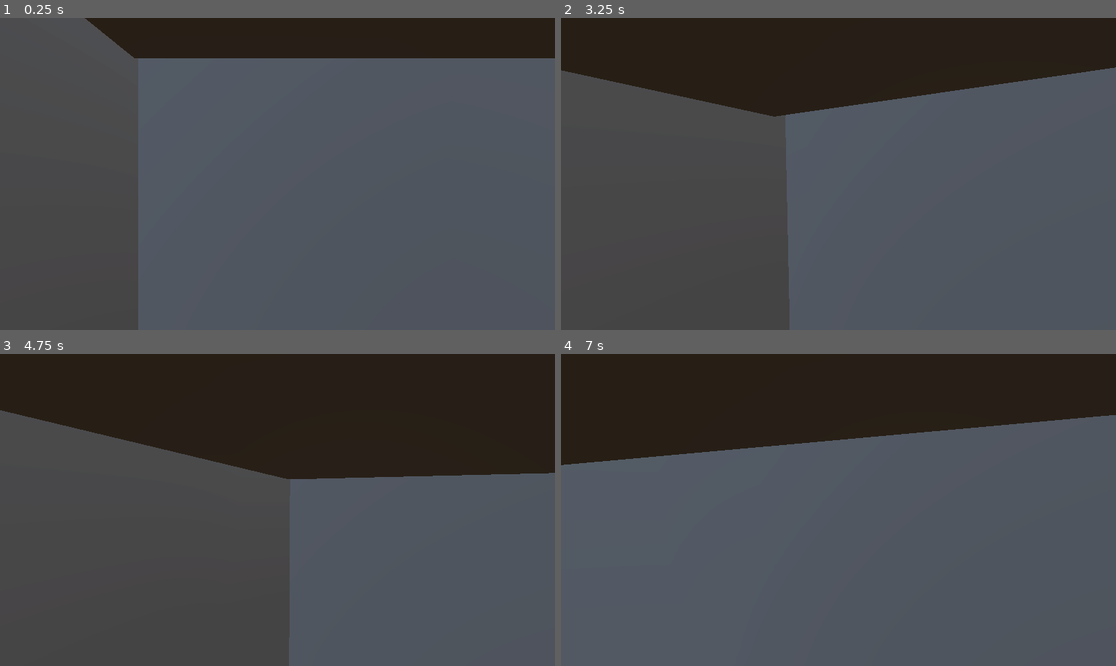
Above: before the commit, frames 1-4 (two rows, left to right).
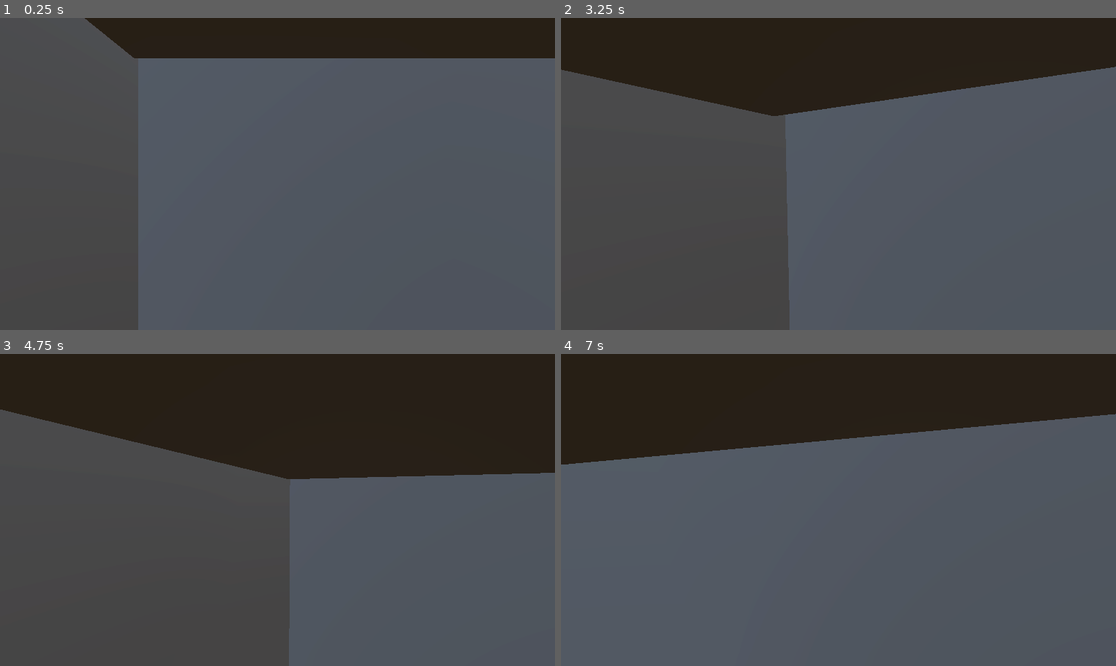
Above: after the commit, the same moments.

Repository: Vinishows/Projeto-Final-Integrador
Game: Godot game, scene res://Scenes/circus_scene.tscn
Same seed, same stepped clock (60 frames per second), same inputs: the game is played once before the commit and once after it. Before the commit the project has no main scene; this scene is started directly in both runs.
Inputs (mouse positions are in pixels of both pictures, inside the frame that each line leads up to):
- Up to frame 1 (0.25 s): no input
- Up to frame 2 (3.25 s): tap Enter (ui_accept) at 0.5, 0.77, 1.52, 3.02 s; move the mouse to (960, 158) at 0.52 s; hold Right (ui_right) 0.53-1.28 s; click (960, 158) at 0.67 s; move the mouse to (810, 174) at 1.27 s; hold Up (ui_up) from 1.28 s (still down); move the mouse to (849, 167) at 2.02 s; move the mouse to (832, 180) at 2.77 s; click (832, 180) at 2.92 s
- Up to frame 3 (4.75 s): move the mouse to (316, 513) at 3.52 s; tap Enter (ui_accept) at 3.77, 4.52 s; tap Escape at 4.15 s; move the mouse to (111, 463) at 4.27 s; release Up (ui_up) at 4.28 s; hold Left (ui_left) from 4.28 s (still down)
- Up to frame 4 (7 s): move the mouse to (866, 510) at 5.02 s; release Left (ui_left) at 5.03 s; hold Down (ui_down) 5.03-5.78 s; click (866, 510) at 5.17 s; move the mouse to (816, 503) at 5.77 s; hold Right (ui_right) 5.78-6.53 s; tap Enter (ui_accept) at 6.02, 6.77 s; move the mouse to (866, 510) at 6.52 s; hold Up (ui_up) from 6.53 s (still down)

The runs differ from the first frame. In frame 1, less than 0.1% of the frame differs, in the area x 15-25%, y 0-13%; in frame 2, 0.2%; in frame 3, 0.1%; in frame 4, 0.2%, in the area x 0-100%, y 19-36%.

Commit message:
Adição da base para Menu, Pause e Cutscenes

Diff:
--- /dev/null
+++ b/Assets/Shaders/BlurShader.gdshader
@@ -0,0 +1,9 @@
+shader_type canvas_item;
+
+uniform sampler2D screen_texture : hint_screen_texture, filter_linear_mipmap;
+uniform float amount: hint_range(0.0, 5.0);
+
+void fragment() {
+    vec4 color = textureLod(screen_texture, SCREEN_UV, amount);
+    COLOR = color;
+}
--- /dev/null
+++ b/Assets/Shaders/BlurShader.tres
@@ -0,0 +1,7 @@
+[gd_resource type="ShaderMaterial" load_steps=2 format=3 uid="uid://ivbpwddbmld2"]
+
+[ext_resource type="Shader" uid="uid://d233hba4ni3ni" path="res://Assets/Shaders/BlurShader.gdshader" id="1_26dfs"]
+
+[resource]
+shader = ExtResource("1_26dfs")
+shader_parameter/amount = 0.0
--- a/Scenes/circus_scene.tscn
+++ b/Scenes/circus_scene.tscn
@@ -21,7 +21,7 @@
 environment = SubResource("Environment_6m7dr")
 
 [node name="DirectionalLight3D" type="DirectionalLight3D" parent="."]
-transform = Transform3D(-0.44997, -0.71165, -0.53952, -0.712213, -0.0785111, 0.697559, -0.538776, 0.698134, -0.471519, -8.18649, 8.73942, -8.04485)
+transform = Transform3D(-0.44997, -0.71165, -0.53952, -0.712213, -0.0785111, 0.697559, -0.538776, 0.698134, -0.471519, -8.18649, 8.73942, -6.10699)
 shadow_enabled = true
 
 [node name="floor" type="CSGBox3D" parent="."]
@@ -60,7 +60,7 @@
 sides = 22
 
 [node name="CSGBox3D" type="CSGBox3D" parent="CSGCombiner3D"]
-transform = Transform3D(0.268529, 0, 0, 0, 1, 0, 0, 0, 1, -2.01419, 0.688473, 3.20521)
+transform = Transform3D(0.268529, -4.30343e-05, 0.000126421, 1.1556e-05, 1, -0.000161341, -3.39476e-05, 0.000161341, 1, -2.01419, 0.688473, 3.20521)
 size = Vector3(1, 1.22998, 2.74463)
 
 [node name="CSGBox3D2" type="CSGBox3D" parent="CSGCombiner3D"]
--- /dev/null
+++ b/Scenes/cutscenes.tscn
@@ -0,0 +1,114 @@
+[gd_scene load_steps=6 format=3 uid="uid://5kjpm3gd0c2v"]
+
+[ext_resource type="Script" uid="uid://6aiihqgo0l6a" path="res://Scripts/cutscenes.gd" id="1_84dwc"]
+[ext_resource type="Texture2D" uid="uid://bnni2idha8use" path="res://icon.svg" id="2_4pwd1"]
+
+[sub_resource type="Animation" id="Animation_4pwd1"]
+length = 4.5
+tracks/0/type = "value"
+tracks/0/imported = false
+tracks/0/enabled = true
+tracks/0/path = NodePath("q1:position")
+tracks/0/interp = 1
+tracks/0/loop_wrap = true
+tracks/0/keys = {
+"times": PackedFloat32Array(0.001, 1),
+"transitions": PackedFloat32Array(1, 1),
+"update": 0,
+"values": [Vector2(-168, 128), Vector2(256, 128)]
+}
+tracks/1/type = "value"
+tracks/1/imported = false
+tracks/1/enabled = true
+tracks/1/path = NodePath("q2:position")
+tracks/1/interp = 1
+tracks/1/loop_wrap = true
+tracks/1/keys = {
+"times": PackedFloat32Array(1, 2),
+"transitions": PackedFloat32Array(1, 1),
+"update": 0,
+"values": [Vector2(1352, 128), Vector2(816, 128)]
+}
+tracks/2/type = "value"
+tracks/2/imported = false
+tracks/2/enabled = true
+tracks/2/path = NodePath("q3:position")
+tracks/2/interp = 1
+tracks/2/loop_wrap = true
+tracks/2/keys = {
+"times": PackedFloat32Array(2, 3),
+"transitions": PackedFloat32Array(1, 1),
+"update": 0,
+"values": [Vector2(-176, 552), Vector2(264, 496)]
+}
+tracks/3/type = "value"
+tracks/3/imported = false
+tracks/3/enabled = true
+tracks/3/path = NodePath("q4:position")
+tracks/3/interp = 1
+tracks/3/loop_wrap = true
+tracks/3/keys = {
+"times": PackedFloat32Array(3, 4),
+"transitions": PackedFloat32Array(1, 1),
+"update": 0,
+"values": [Vector2(1344, 488), Vector2(824, 496)]
+}
+
+[sub_resource type="Animation" id="Animation_84dwc"]
+resource_name = "intro"
+length = 4.0
+tracks/0/type = "bezier"
+tracks/0/imported = false
+tracks/0/enabled = true
+tracks/0/path = NodePath("q1:position:y")
+tracks/0/interp = 1
+tracks/0/loop_wrap = true
+tracks/0/keys = {
+"handle_modes": PackedInt32Array(0, 0),
+"points": PackedFloat32Array(128, -0.25, 0, 0.25, 0, 128, -0.25, 0, 0.25, 0),
+"times": PackedFloat32Array(0, 1)
+}
+
+[sub_resource type="AnimationLibrary" id="AnimationLibrary_4pwd1"]
+_data = {
+&"RESET": SubResource("Animation_4pwd1"),
+&"intro": SubResource("Animation_84dwc")
+}
+
+[node name="Cutscenes" type="Node2D"]
+script = ExtResource("1_84dwc")
+
+[node name="AnimationPlayer" type="AnimationPlayer" parent="."]
+libraries = {
+&"": SubResource("AnimationLibrary_4pwd1")
+}
+autoplay = "RESET"
+
+[node name="Camera2D" type="Camera2D" parent="."]
+limit_left = 0
+limit_top = 0
+limit_right = 1152
+limit_bottom = 648
+
+[node name="q1" type="Sprite2D" parent="."]
+position = Vector2(-168, 128)
+skew = -0.586431
+texture = ExtResource("2_4pwd1")
+
+[node name="q2" type="Sprite2D" parent="."]
+position = Vector2(1352, 128)
+skew = -0.39619
+texture = ExtResource("2_4pwd1")
+flip_v = true
+
+[node name="q3" type="Sprite2D" parent="."]
+position = Vector2(-176, 552)
+rotation = 0.26529
+texture = ExtResource("2_4pwd1")
+
+[node name="q4" type="Sprite2D" parent="."]
+position = Vector2(1344, 488)
+rotation = -2.36492
+texture = ExtResource("2_4pwd1")
+
+[connection signal="animation_finished" from="AnimationPlayer" to="." method="_on_animation_player_animation_finished"]
--- /dev/null
+++ b/Scenes/menu.tscn
@@ -0,0 +1,75 @@
+[gd_scene load_steps=3 format=3 uid="uid://bhytvioqawg3h"]
+
+[ext_resource type="Script" uid="uid://byow3c13w6isn" path="res://Scripts/menu.gd" id="2_0gf73"]
+[ext_resource type="Texture2D" uid="uid://bnni2idha8use" path="res://icon.svg" id="2_xhh6f"]
+
+[node name="Menu" type="Control"]
+layout_mode = 3
+anchors_preset = 15
+anchor_right = 1.0
+anchor_bottom = 1.0
+grow_horizontal = 2
+grow_vertical = 2
+script = ExtResource("2_0gf73")
+
+[node name="Bg" type="TextureRect" parent="."]
+layout_mode = 1
+anchors_preset = 15
+anchor_right = 1.0
+anchor_bottom = 1.0
+grow_horizontal = 2
+grow_vertical = 2
+texture = ExtResource("2_xhh6f")
+
+[node name="QuitGame" type="Button" parent="."]
+layout_mode = 1
+anchors_preset = 7
+anchor_left = 0.5
+anchor_top = 1.0
+anchor_right = 0.5
+anchor_bottom = 1.0
+offset_left = -126.5
+offset_top = -168.0
+offset_right = 126.5
+offset_bottom = -124.0
+grow_horizontal = 2
+grow_vertical = 0
+toggle_mode = true
+text = "Sair do Jogo"
+
+[node name="StartGame" type="Button" parent="."]
+layout_mode = 1
+anchors_preset = 8
+anchor_left = 0.5
+anchor_top = 0.5
+anchor_right = 0.5
+anchor_bottom = 0.5
+offset_left = -126.5
+offset_top = 80.0
+offset_right = 126.5
+offset_bottom = 124.0
+grow_horizontal = 2
+grow_vertical = 2
+toggle_mode = true
+text = "Iniciar Jogo"
+
+[node name="Panel" type="Panel" parent="."]
+layout_mode = 1
+anchors_preset = 8
+anchor_left = 0.5
+anchor_top = 0.5
+anchor_right = 0.5
+anchor_bottom = 0.5
+offset_left = -64.0
+offset_top = -64.0
+offset_right = 64.0
+offset_bottom = 64.0
+grow_horizontal = 2
+grow_vertical = 2
+
+[node name="Sprite2D" type="Sprite2D" parent="Panel"]
+texture = ExtResource("2_xhh6f")
+centered = false
+
+[connection signal="pressed" from="QuitGame" to="." method="_on_quit_game_pressed"]
+[connection signal="pressed" from="StartGame" to="." method="_on_start_game_pressed"]
--- /dev/null
+++ b/Scenes/pause_menu.tscn
@@ -0,0 +1,57 @@
+[gd_scene load_steps=4 format=3 uid="uid://sp4kry4pvma1"]
+
+[ext_resource type="Script" uid="uid://cxbwye01sm0bq" path="res://Scripts/pause_menu.gd" id="2_am7hg"]
+[ext_resource type="Texture2D" uid="uid://bnni2idha8use" path="res://icon.svg" id="3_1och7"]
+[ext_resource type="Material" uid="uid://ivbpwddbmld2" path="res://Assets/Shaders/BlurShader.tres" id="4_jkl2e"]
+
+[node name="PauseMenu" type="Control"]
+top_level = true
+z_index = 4
+layout_mode = 3
+anchors_preset = 15
+anchor_right = 1.0
+anchor_bottom = 1.0
+offset_left = 166.4
+offset_right = 166.4
+grow_horizontal = 2
+grow_vertical = 2
+scale = Vector2(0.74, 0.74)
+script = ExtResource("2_am7hg")
+
+[node name="ColorRect" type="ColorRect" parent="."]
+material = ExtResource("4_jkl2e")
+layout_mode = 0
+offset_left = -225.0
+offset_right = 1505.0
+offset_bottom = 973.0
+
+[node name="CenterContainer" type="CenterContainer" parent="."]
+layout_mode = 1
+anchors_preset = 15
+anchor_right = 1.0
+anchor_bottom = 1.0
+grow_horizontal = 2
+grow_vertical = 2
+
+[node name="VBoxContainer" type="VBoxContainer" parent="CenterContainer"]
+layout_mode = 2
+
+[node name="Frame" type="Sprite2D" parent="CenterContainer/VBoxContainer"]
+position = Vector2(54.1352, -63.973)
+scale = Vector2(0.925532, 0.925532)
+texture = ExtResource("3_1och7")
+
+[node name="ResumeGame" type="Button" parent="CenterContainer/VBoxContainer"]
+layout_mode = 2
+toggle_mode = true
+action_mode = 0
+text = "Resumir Jogo"
+
+[node name="QuitGame" type="Button" parent="CenterContainer/VBoxContainer"]
+layout_mode = 2
+toggle_mode = true
+text = "Sair do Jogo"
+
+[connection signal="visibility_changed" from="." to="." method="_on_visibility_changed"]
+[connection signal="pressed" from="CenterContainer/VBoxContainer/ResumeGame" to="." method="_on_resume_game_pressed"]
+[connection signal="pressed" from="CenterContainer/VBoxContainer/QuitGame" to="." method="_on_quit_game_pressed"]
--- /dev/null
+++ b/Scripts/cutscenes.gd
@@ -0,0 +1,4 @@
+extends Node2D
+
+func _on_animation_player_animation_finished(anim_name: StringName) -> void:
+	get_tree().change_scene_to_file("res://Scenes/main_scene.tscn")
--- /dev/null
+++ b/Scripts/menu.gd
@@ -0,0 +1,12 @@
+extends Control
+
+@onready var buttons = [$StartGame,$QuitGame]
+var selected = 0
+
+var controller = false
+
+func _on_start_game_pressed() -> void:
+	get_tree().change_scene_to_file("res://Scenes/cutscenes.tscn")
+
+func _on_quit_game_pressed() -> void:
+	get_tree().quit()
--- /dev/null
+++ b/Scripts/pause_menu.gd
@@ -0,0 +1,40 @@
+extends Control
+
+@onready var main = $"../."
+@onready var buttons = [$ResumeGame,$QuitGame]
+var selected = 0
+
+func _process(delta: float) -> void:
+	if visible:
+		if Input.is_action_just_pressed("down"):
+			if selected + 1 < len(buttons):
+				selected += 1
+				focus_bt(selected)
+		if Input.is_action_just_pressed("up"):
+			if selected - 1 >= 0:
+				selected -= 1
+				focus_bt(selected)
+		if Input.is_action_just_pressed("skip"):
+			select_bt()
+
+func _on_resume_game_pressed() -> void:
+	main.toggle_pause()
+
+func _on_quit_game_pressed() -> void:
+	get_tree().quit()
+
+func _on_visibility_changed() -> void:
+	if visible:
+		focus_bt(0)
+
+func focus_bt(bt):
+	for i in range(len(buttons)):
+		if bt == i:
+			buttons[i].button_pressed = true
+		else:
+			buttons[i].button_pressed = false
+
+func select_bt():
+	for i in range(len(buttons)):
+		if buttons[i].button_pressed:
+			buttons[i].emit_signal("pressed")
--- a/Scripts/player.gd
+++ b/Scripts/player.gd
@@ -35,4 +35,3 @@
 		$sprite.play("idle_" + last_direction)
 
 	move_and_slide()
-	print(is_on_floor())
--- a/project.godot
+++ b/project.godot
@@ -11,12 +11,9 @@
 [application]
 
 config/name="Projeto-Final"
+run/main_scene="uid://bhytvioqawg3h"
 config/features=PackedStringArray("4.4", "Forward Plus")
 config/icon="res://icon.svg"
-
-[display]
-
-window/size/mode=3
 
 [input]
 
@@ -52,6 +49,15 @@
 , Object(InputEventKey,"resource_local_to_scene":false,"resource_name":"","device":-1,"window_id":0,"alt_pressed":false …(183 unchanged characters)…
 ]
 }
+Interact={
+"deadzone": 0.2,
+"events": [Object(InputEventKey,"resource_local_to_scene":false,"resource_name":"","device":-1,"window_id":0,"alt_pressed":false,"shift_pressed":false,"ctrl_pressed":false,"meta_pressed":false,"pressed":false,"keycode":0,"physical_keycode":69,"key_label":0,"unicode":101,"location":0,"echo":false,"script":null)
+]
+}
+
+[physics]
+
+3d/physics_engine="Jolt Physics"
 
 [rendering]
 
Not shown, removed: Assets/Art/3D/Scenary/circus_tent_texture.png.import
Binary file added: Assets/Art/3D/dungeon_assets/building/ceiling.glb
Not shown, added: Assets/Art/3D/dungeon_assets/building/ceiling.glb.import
Binary file added: Assets/Art/3D/dungeon_assets/building/floor_stone.glb
Not shown, added: Assets/Art/3D/dungeon_assets/building/floor_stone.glb.import
Binary file added: Assets/Art/3D/dungeon_assets/building/floor_wood.glb
Not shown, added: Assets/Art/3D/dungeon_assets/building/floor_wood.glb.import
Binary file added: Assets/Art/3D/dungeon_assets/building/pillar.glb
Not shown, added: Assets/Art/3D/dungeon_assets/building/pillar.glb.import
Binary file added: Assets/Art/3D/dungeon_assets/building/wall.glb
Not shown, added: Assets/Art/3D/dungeon_assets/building/wall.glb.import
Binary file added: Assets/Art/3D/dungeon_assets/building/wall_arched.glb
(and 78 more such lines)
